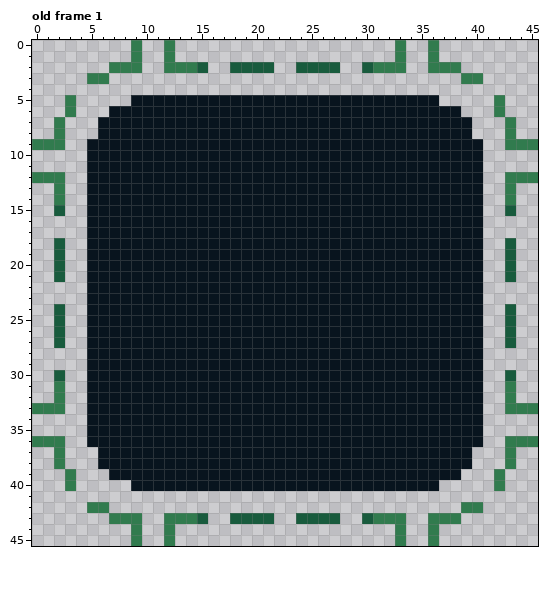
A pixel-art file gets an edit: godot_wild_jam_34/visual/ui_ninerect.aseprite. Above, as it was before the edit.
46x46 pixels, 1 frame. Shown: old frame 1. The commit also changed other frames, which this record leaves out.
Once edited:
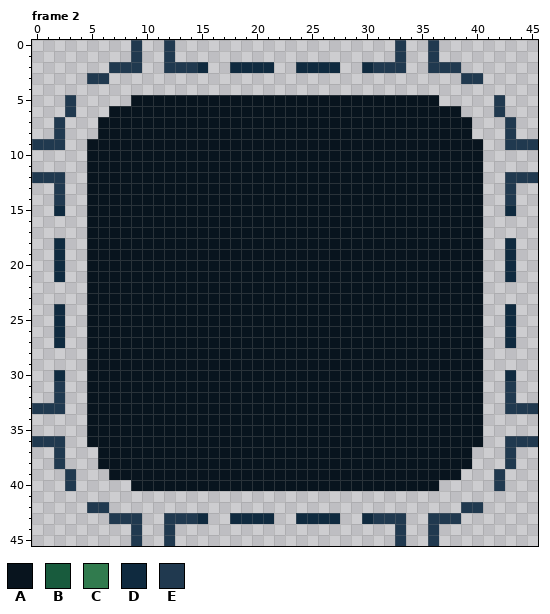
Palette (. is transparent): A #08141e  B #185b3d  C #317b4e  D #0f2a3f  E #20394f
A new or re-ordered frame is compared with the old frame closest to it.
Diff:
frames 1 -> 4
Frame 2 is new; against old frame 1, layer "Layer 1":
y 0..1: x 9 C -> E; x 12 C -> E; x 33 C -> E; x 36 C -> E
y 2: x 7..9 CCC -> EEE; x 12..15 CCCB -> EEED; x 18..21 BBBB -> DDDD; x 24..27 BBBB -> DDDD; x 30..33 BCCC -> DEEE; x 36..38 CCC -> EEE
y 3: x 5..6 CC -> EE; x 39..40 CC -> EE
y 5..6: x 3 C -> E; x 42 C -> E
y 7..8: x 2 C -> E; x 43 C -> E
y 9: x 0..2 CCC -> EEE; x 43..45 CCC -> EEE
y 12: x 0..2 CCC -> EEE; x 43..45 CCC -> EEE
y 13..14: x 2 C -> E; x 43 C -> E
y 15: x 2 B -> D; x 43 B -> D
y 18..21: x 2 B -> D; x 43 B -> D
y 24..27: x 2 B -> D; x 43 B -> D
y 30: x 2 B -> D; x 43 B -> D
y 31..32: x 2 C -> E; x 43 C -> E
y 33: x 0..2 CCC -> EEE; x 43..45 CCC -> EEE
y 36: x 0..2 CCC -> EEE; x 43..45 CCC -> EEE
y 37..38: x 2 C -> E; x 43 C -> E
y 39..40: x 3 C -> E; x 42 C -> E
y 42: x 5..6 CC -> EE; x 39..40 CC -> EE
y 43: x 7..9 CCC -> EEE; x 12..15 CCCB -> EEED; x 18..21 BBBB -> DDDD; x 24..27 BBBB -> DDDD; x 30..33 BCCC -> DEEE; x 36..38 CCC -> EEE
y 44..45: x 9 C -> E; x 12 C -> E; x 33 C -> E; x 36 C -> E
Pixel boxes of the changes (left, top, right, bottom) in both pictures:
changed: (32, 40, 538, 546)
